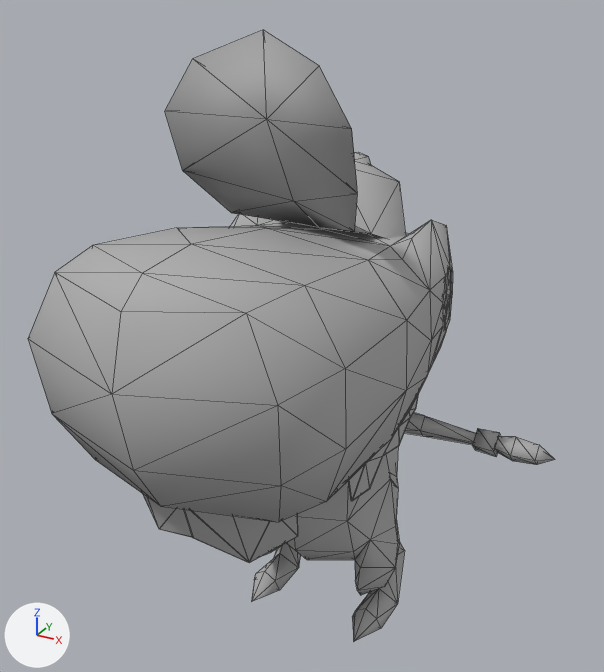
The FBX model data/_3D/models/model_y584.fbx, before and after one commit.
The view is the same before and after, from a 50 mm lens placed at (0.0057, -0.01042, 0.01079), pointed at (-0.00005, 0.00002, 0.00557). Lighting does not change. The marker at lower left points along +X, +Y and +Z. The older version comes first. Mesh edges are drawn as thin lines. Where no turn or scale is listed for an object, it has been applied to the vertices. Vertices at exactly the same position are counted once.

Before the edit, the objects in view are built like this:
```python
me_mesh = bpy.data.meshes.new('Mesh')
me_mesh.from_pydata(...)  # 341 vertices, 523 faces; spans x -0.00212..0.00212, y -0.00434..0.00225, z 0.00357..0.0101
me_mesh.materials.append(mat_y635000_01_01)  # its picture is missing
me_mesh_001 = bpy.data.meshes.new('Mesh.001')
me_mesh_001.from_pydata(...)  # 264 vertices, 398 faces; spans x -0.00379..0.00379, y -0.0004..0.00392, z 0.0..0.00655
me_mesh_001.materials.append(mat_y635000_01_01)  # its picture is missing
ob_skin1_0 = bpy.data.objects.new('skin1_0', me_mesh)
ob_skin1_0.location = (0.0, 0.0, 0.0)
ob_skin2_0 = bpy.data.objects.new('skin2_0', me_mesh_001)
ob_skin2_0.location = (0.0, 0.0, 0.0)
```
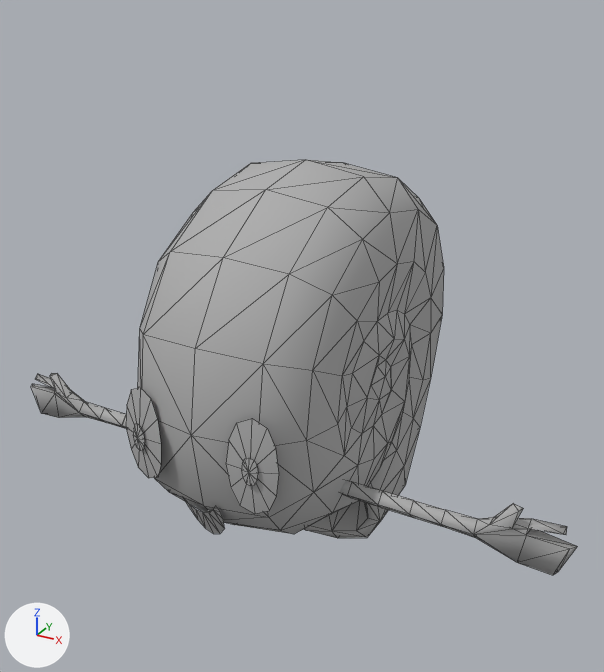
Pixel boxes (x1, y1, x2, y2) of what changed, in the pictures (604 x 672 px):
'skin1_0', reshaped (28% wider, 22% shorter): before (28, 30, 453, 563); after (31, 160, 577, 575)
'skin2_0', deleted: before (252, 412, 555, 641)
part 1 of me_mesh, rebuilt (28% narrower, 8% taller): before (28, 214, 453, 563); after (138, 160, 444, 538)
part 2 of me_mesh, added: after (31, 373, 126, 429)
part 3 of me_mesh, added: after (340, 481, 577, 575)
part 4 of me_mesh, added: after (183, 497, 225, 533)
part 5 of me_mesh, added: after (226, 419, 279, 514)
part 6 of me_mesh, added: after (242, 458, 258, 486)
part 7 of me_mesh, added: after (126, 388, 161, 478)
part 8 of me_mesh, added: after (133, 424, 145, 451)
part 9 of me_mesh, deleted: before (165, 30, 451, 328)
part 10 of me_mesh, deleted: before (349, 393, 419, 501)

The change, as a list of edits to the scene's bpy script:
```text
Change me_mesh:
    used by ob_skin1_0; location = (0.0, 0.0, 0.0)
    remove me_mesh.from_pydata(...)  # 341 vertices, 523 faces; spans x -0.00212..0.00212, y -0.00434..0.00225, z 0.00357..0.0101
    add me_mesh.from_pydata(...)  # 359 vertices, 629 faces; spans x -0.0046..0.0046, y -0.00301..0.00323, z 0.0019..0.00831
    me_mesh part 1: the loose piece of 169 vertices spanning x -0.00212..0.00212, y -0.00434..0.00216, z 0.00357..0.00783 is rebuilt with 210 vertices and now spans x -0.00154..0.00154, y -0.00299..0.00323, z 0.0019..0.00831
    me_mesh part 2: a new loose piece of 41 vertices spanning x -0.0046..-0.00015, y -0.00161..-0.00123, z 0.00376..0.0047, in mat_y635000_01_01 (its picture is missing)
    me_mesh part 3: a new loose piece of 41 vertices spanning x 0.00015..0.0046, y -0.00161..-0.00123, z 0.00376..0.0047, in mat_y635000_01_01 (its picture is missing)
    me_mesh part 4: a new loose piece of 15 vertices spanning x -0.00034..0.00027, y -0.00287..-0.00263, z 0.00361..0.0043, in mat_y635000_01_01 (its picture is missing)
    me_mesh part 5: a new loose piece of 13 vertices spanning x 0.00051..0.0012, y -0.00298..-0.00284, z 0.00438..0.00578, in mat_y635000_01_01 (its picture is missing)
    me_mesh part 6: a new loose piece of 13 vertices spanning x 0.00076..0.00098, y -0.00301..-0.00296, z 0.00488..0.00529, in mat_y635000_01_01 (its picture is missing)
    me_mesh part 7: a new loose piece of 13 vertices spanning x -0.0012..-0.00051, y -0.00298..-0.00284, z 0.00438..0.00578, in mat_y635000_01_01 (its picture is missing)
    me_mesh part 8: a new loose piece of 13 vertices spanning x -0.00098..-0.00076, y -0.00301..-0.00296, z 0.00488..0.00529, in mat_y635000_01_01 (its picture is missing)
    me_mesh part 9: 6 loose pieces with 74 vertices, spanning x -0.0019..0.0019, y -0.00134..0.00225, z 0.00563..0.0101, are deleted
    me_mesh part 10
    98 vertices are removed from x -0.0018..0.00181, y -0.00328..0.00144, z 0.00357..0.00539
    94 faces are deleted
Remove ob_skin2_0:
    ob_skin2_0 = bpy.data.objects.new('skin2_0', me_mesh_001)
    ob_skin2_0.location = (0.0, 0.0, 0.0)
```
